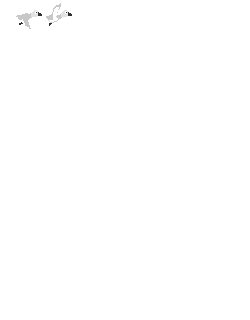
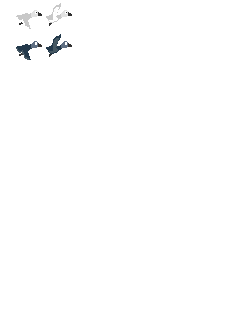
Revision of a layered 250×320 image; what changed, layer by layer:
added layer "BossFlap" above "Flap 2" over [16, 34, 72, 60]
